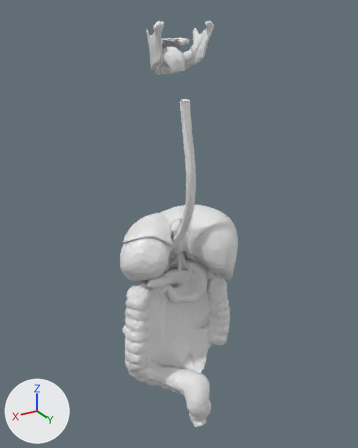
The glTF model client/public/models/anatomy/digestive.glb: old version first, new version second.
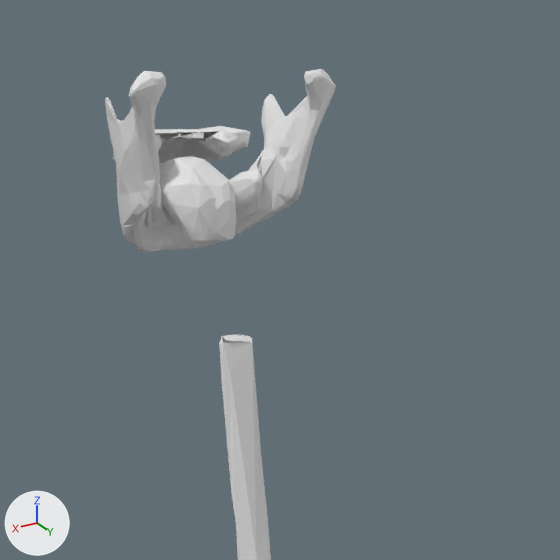
The first picture shows the older version from a camera (50 mm lens) standing at (0.423, 0.693, 0.738) and looking at (-0.006, -0.021, 0.381). The close-ups show the older and then the newer version on the part from 32% to 78% of the width and 0% to 37% of the height of that picture. Only the edits that show in the close-ups are written down. Every picture has the same lights, and +X, +Y and +Z are marked at lower left. Where no turn or scale is listed for an object, it has been applied to the vertices.

In view in the first close-up: 'FJ1252', 'FJ2563', 'FJ2761', 'FJ2768', 'FJ3289' and 2 more.
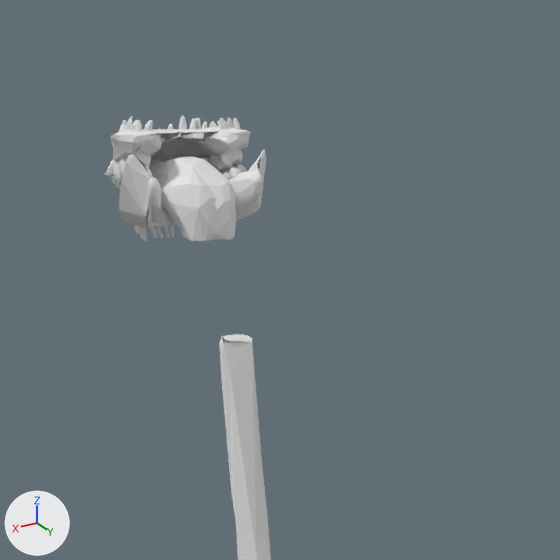
Not visible in the close-ups: 'FJ1268'.

The newer file is also turned or shifted as a whole; pictures and numbers use the older file's frame.

What the commit changed:
Mesh me_fj2814 is new.
It has 484 vertices, 483 faces and spans x -0.0254..0.0254, y -0.0916..-0.0738, z 0.6618..0.6784.
Mesh me_fj1281 is new.
It has 257 vertices, 510 faces and spans x -0.0221..-0.0128, y -0.0752..-0.0658, z 0.6663..0.6977.
Mesh me_fj1279 is new.
It has 238 vertices, 472 faces and spans x -0.0091..-0.0002, y -0.0826..-0.0697, z 0.6656..0.692.
Mesh me_fj1278 is new.
It has 276 vertices, 539 faces and spans x -0.0283..-0.019, y -0.0606..-0.0528, z 0.6691..0.695.
Mesh me_fj1277 is new.
It has 301 vertices, 592 faces and spans x -0.0254..-0.0157, y -0.0668..-0.0587, z 0.668..0.6964.
Mesh me_fj1276 is new.
It has 403 vertices, 791 faces and spans x -0.0306..-0.019, y -0.0535..-0.0419, z 0.6711..0.6956.
Mesh me_fj1275 is new.
It has 347 vertices, 679 faces and spans x -0.0302..-0.0183, y -0.044..-0.0341, z 0.6747..0.6973.
Mesh me_fj1272 is new.
It has 171 vertices, 338 faces and spans x -0.0061..-0.0002, y -0.0777..-0.0595, z 0.6413..0.6668.
Mesh me_fj1270 is new.
It has 299 vertices, 594 faces and spans x -0.0329..-0.0207, y -0.0421..-0.0255, z 0.6577..0.6763.
Mesh me_fj1268 is new.
It has 328 vertices, 647 faces and spans x -0.0294..-0.0171, y -0.0533..-0.0382, z 0.6523..0.6721.
Mesh me_fj1267 is new.
It has 257 vertices, 510 faces and spans x 0.0128..0.0221, y -0.0752..-0.0659, z 0.6663..0.6977.
Mesh me_fj1264 is new.
It has 275 vertices, 538 faces and spans x 0.0189..0.0283, y -0.0604..-0.0528, z 0.669..0.695.
Mesh me_fj1263 is new.
It has 348 vertices, 678 faces and spans x 0.0183..0.0302, y -0.0439..-0.0341, z 0.6746..0.6974.
Mesh me_fj1261 is new.
It has 397 vertices, 790 faces and spans x 0.0189..0.0306, y -0.0534..-0.0419, z 0.671..0.6957.
Object 'FJ3289' (ob_fj3289) is deleted.
Object 'FJ2814' (ob_fj2814) is new; it shows me_fj2814.
Its location is (0.0, 0.0, 0.0051).
Object 'FJ1281' (ob_fj1281) is new; it shows me_fj1281.
Its location is (0.0, 0.0, 0.0051).
Object 'FJ1279' (ob_fj1279) is new; it shows me_fj1279.
Its location is (0.0, 0.0, 0.0051).
Object 'FJ1278' (ob_fj1278) is new; it shows me_fj1278.
Its location is (0.0, 0.0, 0.0051).
Object 'FJ1277' (ob_fj1277) is new; it shows me_fj1277.
Its location is (0.0, 0.0, 0.0051).
Object 'FJ1276' (ob_fj1276) is new; it shows me_fj1276.
Its location is (0.0, 0.0, 0.0051).
Object 'FJ1275' (ob_fj1275) is new; it shows me_fj1275.
Its location is (0.0, 0.0, 0.0051).
Object 'FJ1272' (ob_fj1272) is new; it shows me_fj1272.
Its location is (0.0, 0.0, 0.0051).
Object 'FJ1270' (ob_fj1270) is new; it shows me_fj1270.
Its location is (0.0, 0.0, 0.0051).
Object 'FJ1268' (ob_fj1268) is new; it shows me_fj1268.
Its location is (0.0, 0.0, 0.0051).
Object 'FJ1267' (ob_fj1267) is new; it shows me_fj1267.
Its location is (0.0, 0.0, 0.0051).
Object 'FJ1264' (ob_fj1264) is new; it shows me_fj1264.
Its location is (0.0, 0.0, 0.0051).
Object 'FJ1263' (ob_fj1263) is new; it shows me_fj1263.
Its location is (0.0, 0.0, 0.0051).
Object 'FJ1261' (ob_fj1261) is new; it shows me_fj1261.
Its location is (0.0, 0.0, 0.0051).

Pixel boxes [x1, y1, x2, y2] of what changed, in the close-ups (560 x 560 px):
'FJ3289', deleted: before [105, 69, 336, 252]
'FJ1275', added: after [219, 118, 243, 168]
'FJ1263', added: after [127, 120, 153, 168]
'FJ1276', added: after [209, 121, 234, 173]
'FJ1270', added: after [223, 164, 247, 180]
'FJ1261', added (mostly hidden): after [119, 123, 142, 178]
'FJ2814', added: after [105, 160, 121, 189]
'FJ1277', added: after [189, 118, 201, 140]
'FJ1281', added (mostly hidden): after [178, 115, 187, 139]
'FJ1278', added: after [200, 122, 212, 163]
'FJ1264', added: after [115, 124, 132, 182]
'FJ1279', added (mostly hidden): after [149, 128, 163, 167]
'FJ1272', added (mostly hidden): after [162, 226, 170, 238]
'FJ1267', added: after [113, 116, 132, 185]
'FJ1253', unchanged, uncovered by the edit: before [144, 150, 264, 228]; after [119, 150, 266, 229]
